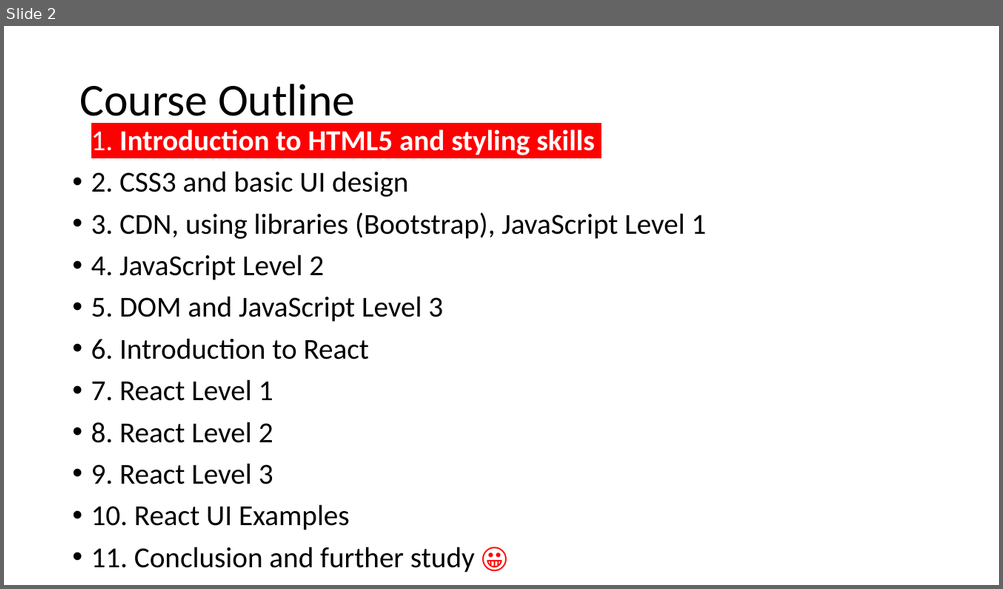
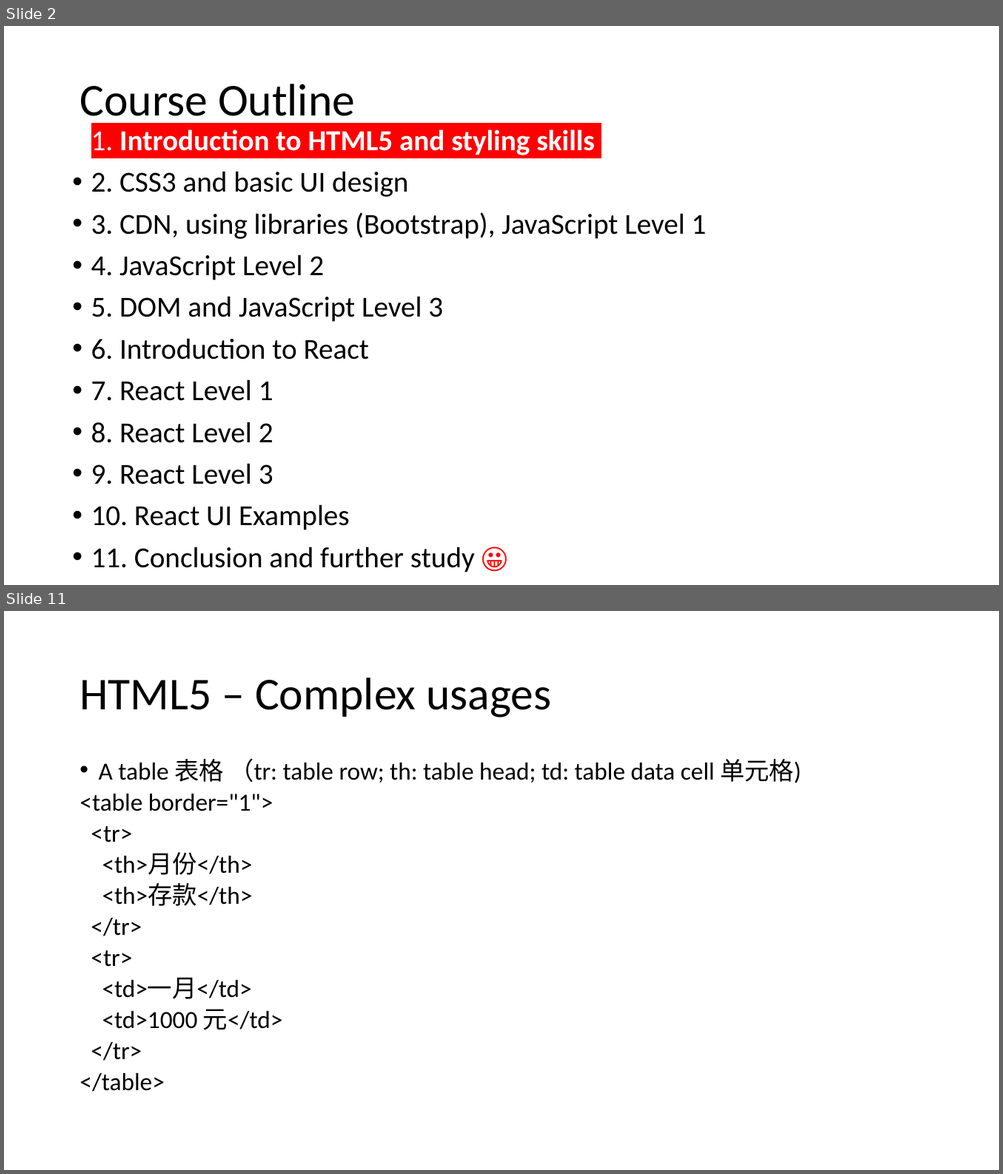
Before and after one commit to PolarisStudio/LGUReact, a slide deck: L1.pptx. Shown one above the other, each under a label of ours: slide 2 before the commit, slides 2 and 11 after it; the slides between them are not shown. The pictures are 1003x589 and 1003x1174 pixels, drawn with LibreOffice and Linux fonts; fonts in the diff are those of the drawing. Boxes give left, top, right and bottom in pixels: in the first picture for what was removed or moved away, otherwise in the second. Text is boxed around its words. In the diff, an @@ line names an element or a change of style, - is before the commit and + after.

```diff
--- a/L1.pptx
+++ b/L1.pptx
@@ slide 11 added at bbox=[4, 611, 999, 1170], background #FFFFFF @@
@@ title added at bbox=[79, 678, 551, 718], 44 pt, text #000000 @@
+HTML5 – Complex usages
@@ text added at bbox=[79, 758, 801, 1092], 23.8 pt, text #000000 @@
+• A table 表格 （tr: table row; th: table head; td: table data cell 单元格)
+<table border="1">
+<tr>
+<th>月份</th>
+<th>存款</th>
+</tr>
+<tr>
+<td>一月</td>
+<td>1000 元</td>
+</tr>
+</table>
```
Also in this commit, not shown: 19 other slides added, 1 slide removed.
